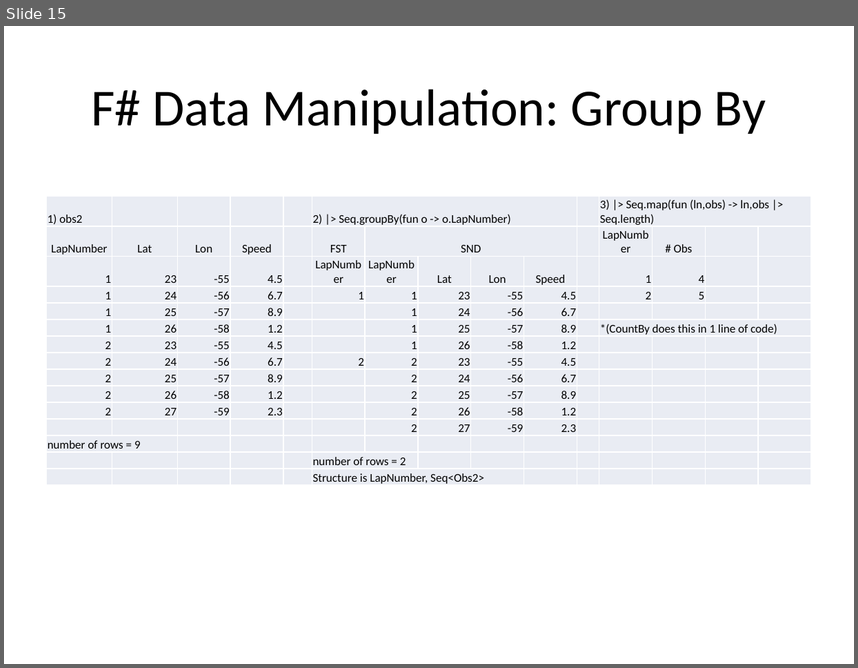
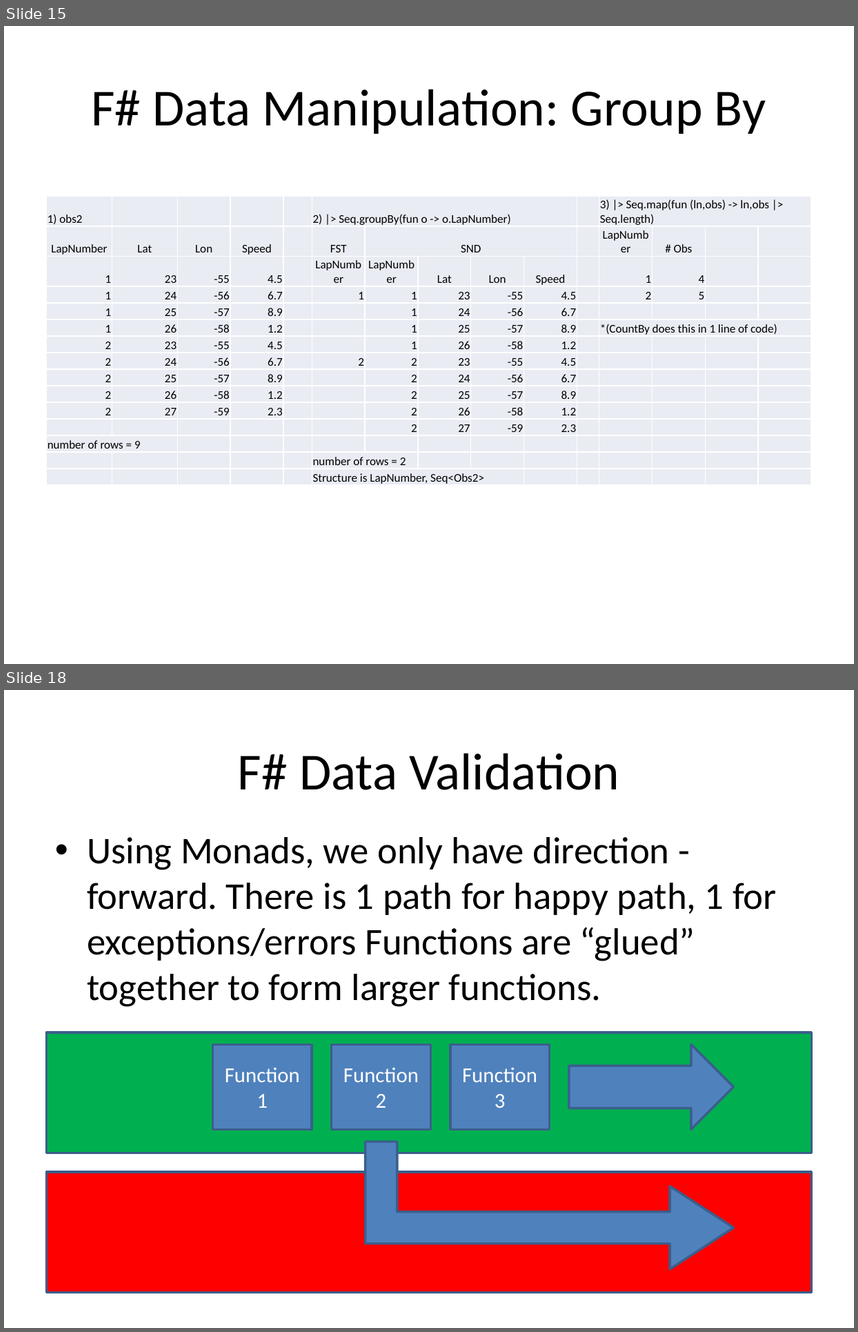
Before and after one commit to AlanGitHub00/PydataNYC, a slide deck: presentation/FSharpForData.pptx. Shown one above the other, each under a label of ours: slide 15 before the commit, slides 15 and 18 after it; the slides between them are not shown. The pictures are 858x668 and 858x1332 pixels, drawn with LibreOffice and Linux fonts; fonts in the diff are those of the drawing. Boxes give left, top, right and bottom in pixels: in the first picture for what was removed or moved away, otherwise in the second. Text is boxed around its words. In the diff, an @@ line names an element or a change of style, - is before the commit and + after.

```diff
--- a/presentation/FSharpForData.pptx
+++ b/presentation/FSharpForData.pptx
@@ slide 18 added at [4, 690, 854, 1328], background #FFFFFF @@
@@ title added at [238, 753, 619, 790], 44 pt, text #000000 @@
+F# Data Validation
@@ text added at [87, 837, 776, 1007], 32 pt, text #000000 @@
+• Using Monads, we only have direction - forward. There is 1 path for happy path, 1 for exceptions/errors Functions are “glued” together to form larger functions.
@@ rectangle added at [47, 1032, 811, 1152], fill #00B050, outline #3A5F8C 2 pt @@
@@ rectangle added at [213, 1045, 312, 1130], fill #4F81BD, outline #3A5F8C 2 pt, 18 pt, text #FFFFFF @@
+Function1
@@ rectangle added at [331, 1045, 430, 1130], fill #4F81BD, outline #3A5F8C 2 pt, 18 pt, text #FFFFFF @@
+Function2
@@ rectangle added at [450, 1045, 550, 1130], fill #4F81BD, outline #3A5F8C 2 pt, 18 pt, text #FFFFFF @@
+Function3
@@ right arrow added at [569, 1045, 734, 1130], fill #4F81BD, outline #3A5F8C 2 pt @@
@@ bent up arrow added at [366, 1141, 734, 1268], fill #4F81BD, outline #3A5F8C 2 pt @@
@@ rectangle added at [47, 1172, 811, 1292], fill #FF0000, outline #3A5F8C 2 pt @@
```
Also in this commit, not shown: 3 slides changed, 2 other slides added.
